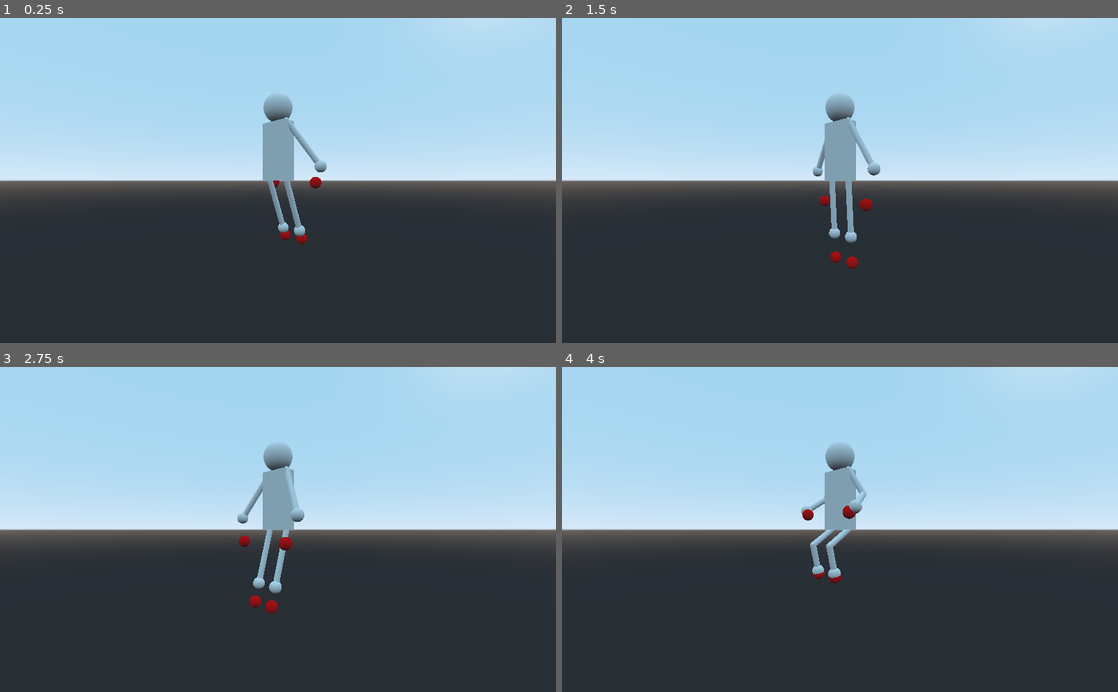
Above: before the commit, frames 1-4 (two rows, left to right).
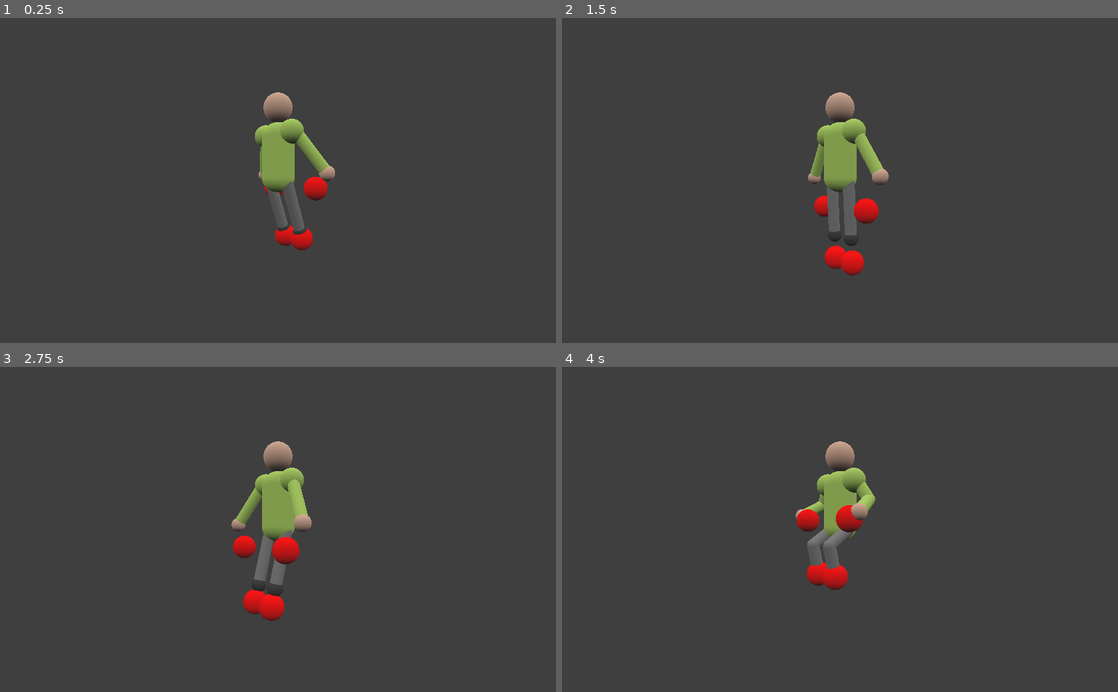
Above: after the commit, the same moments.

Repository: ogilliland/football-game
Game: Godot game, scene res://scenes/game.tscn
Same seed, same stepped clock (60 frames per second), same inputs: the game is played once before the commit and once after it.
Inputs:
- Up to frame 1 (0.25 s): no input
- Up to frame 2 (1.5 s): no input
- Up to frame 3 (2.75 s): no input
- Up to frame 4 (4 s): no input

The runs differ from the first frame. In frame 1, 52% of the frame differs, in the area x 0-100%, y 0-72%; in frame 2, 53%; in frame 3, 53%, in the area x 0-100%, y 0-79%; in frame 4, 52%.

Commit message:
Improved character mock-up

Diff:
--- a/default_env.tres
+++ b/default_env.tres
@@ -1,7 +1,10 @@
 [gd_resource type="Environment" load_steps=2 format=2]
 
 [sub_resource type="ProceduralSky" id=1]
+sky_top_color = Color( 1, 1, 1, 1 )
+sky_horizon_color = Color( 1, 1, 1, 1 )
 
 [resource]
-background_mode = 2
+background_mode = 3
 background_sky = SubResource( 1 )
+background_color = Color( 0.25098, 0.25098, 0.25098, 1 )
--- a/scenes/character.tscn
+++ b/scenes/character.tscn
@@ -1,28 +1,55 @@
-[gd_scene load_steps=5 format=2]
+[gd_scene load_steps=10 format=2]
 
 [ext_resource path="res://scenes/limb_ik.tscn" type="PackedScene" id=1]
 [ext_resource path="res://scenes/ik_target.tscn" type="PackedScene" id=2]
 
-[sub_resource type="CubeMesh" id=3]
-size = Vector3( 0.25, 0.5, 0.125 )
+[sub_resource type="CapsuleMesh" id=5]
+radius = 0.125
+mid_height = 0.35
+
+[sub_resource type="SpatialMaterial" id=9]
+albedo_color = Color( 0.686275, 0.831373, 0.4, 1 )
+
+[sub_resource type="SphereMesh" id=6]
+radius = 0.1
+height = 0.2
+
+[sub_resource type="SpatialMaterial" id=7]
+albedo_color = Color( 0.686275, 0.831373, 0.4, 1 )
+
+[sub_resource type="SpatialMaterial" id=8]
+albedo_color = Color( 0.686275, 0.831373, 0.4, 1 )
 
 [sub_resource type="SphereMesh" id=4]
 radius = 0.125
 height = 0.25
+
+[sub_resource type="SpatialMaterial" id=10]
+albedo_color = Color( 0.847059, 0.686275, 0.6, 1 )
 
 [node name="Character" type="Spatial"]
 
 [node name="Body" type="Spatial" parent="."]
 
 [node name="BodyMesh" type="MeshInstance" parent="Body"]
-transform = Transform( 1, 0, 0, 0, 1, 0, 0, 0, 1, 0, 0.75, 0 )
-mesh = SubResource( 3 )
-material/0 = null
+transform = Transform( 1.25, 0, 0, 0, -4.37114e-08, -1, 0, 1, -4.37114e-08, 0, 0.7, 0 )
+mesh = SubResource( 5 )
+material/0 = SubResource( 9 )
+
+[node name="LeftShoulder" type="MeshInstance" parent="Body/BodyMesh"]
+transform = Transform( 0.8, 0, 0, 0, 1, 0, 0, 0, 1, -0.125, 0, -0.2 )
+mesh = SubResource( 6 )
+material/0 = SubResource( 7 )
+
+[node name="RightShoulder" type="MeshInstance" parent="Body/BodyMesh"]
+transform = Transform( 0.8, 0, 0, 0, 1, 0, 0, 0, 1, 0.125, 0, -0.2 )
+mesh = SubResource( 6 )
+material/0 = SubResource( 8 )
 
 [node name="HeadMesh" type="MeshInstance" parent="Body"]
 transform = Transform( 1, 0, 0, 0, 1, 0, 0, 0, 1, 0, 1.125, 0 )
 mesh = SubResource( 4 )
-material/0 = null
+material/0 = SubResource( 10 )
 
 [node name="LeftFootTarget" parent="Body" instance=ExtResource( 2 )]
 transform = Transform( 1, 0, 0, 0, 1, 0, 0, 0, 1, -0.1, 0, 0 )
@@ -31,23 +58,35 @@
 transform = Transform( 1, 0, 0, 0, 1, 0, 0, 0, 1, 0.1, 0, 0 )
 
 [node name="LeftHandTarget" parent="Body" instance=ExtResource( 2 )]
-transform = Transform( 1, 0, 0, 0, 1, 0, 0, 0, 1, -0.25, 0.5, 0 )
+transform = Transform( 1, 0, 0, 0, 1, 0, 0, 0, 1, -0.25, 0.45, 0 )
 
 [node name="RightHandTarget" parent="Body" instance=ExtResource( 2 )]
-transform = Transform( 1, 0, 0, 0, 1, 0, 0, 0, 1, 0.25, 0.5, 0 )
+transform = Transform( 1, 0, 0, 0, 1, 0, 0, 0, 1, 0.25, 0.45, 0 )
 
 [node name="LeftLeg" parent="." instance=ExtResource( 1 )]
 transform = Transform( 1, 0, 0, 0, 1, 0, 0, 0, 1, -0.1, 0.5, 0 )
 target = NodePath("../Body/LeftFootTarget")
+upper_color = Color( 0.501961, 0.501961, 0.501961, 1 )
+lower_color = Color( 0.501961, 0.501961, 0.501961, 1 )
+end_color = Color( 0.25098, 0.25098, 0.25098, 1 )
 
 [node name="RightLeg" parent="." instance=ExtResource( 1 )]
 transform = Transform( 1, 0, 0, 0, 1, 0, 0, 0, 1, 0.1, 0.5, 0 )
 target = NodePath("../Body/RightFootTarget")
+upper_color = Color( 0.501961, 0.501961, 0.501961, 1 )
+lower_color = Color( 0.501961, 0.501961, 0.501961, 1 )
+end_color = Color( 0.25098, 0.25098, 0.25098, 1 )
 
 [node name="LeftArm" parent="." instance=ExtResource( 1 )]
-transform = Transform( -0.866025, 0.5, -8.74228e-08, 0.5, 0.866025, 0, 7.57103e-08, -4.37114e-08, -1, -0.1, 1, 0 )
+transform = Transform( -0.866025, 0.5, -8.74228e-08, 0.5, 0.866025, 0, 7.57103e-08, -4.37114e-08, -1, -0.15, 0.95, 0 )
 target = NodePath("../Body/LeftHandTarget")
+upper_color = Color( 0.686275, 0.831373, 0.4, 1 )
+lower_color = Color( 0.686275, 0.831373, 0.4, 1 )
+end_color = Color( 0.847059, 0.686275, 0.6, 1 )
 
 [node name="RightArm" parent="." instance=ExtResource( 1 )]
-transform = Transform( -0.866025, -0.5, -8.74228e-08, -0.5, 0.866025, 0, 7.57103e-08, 4.37114e-08, -1, 0.1, 1, 0 )
+transform = Transform( -0.866025, -0.5, -8.74228e-08, -0.5, 0.866025, 0, 7.57103e-08, 4.37114e-08, -1, 0.15, 0.95, 0 )
 target = NodePath("../Body/RightHandTarget")
+upper_color = Color( 0.686275, 0.831373, 0.4, 1 )
+lower_color = Color( 0.686275, 0.831373, 0.4, 1 )
+end_color = Color( 0.847059, 0.686275, 0.6, 1 )
--- a/scenes/ik_target.tscn
+++ b/scenes/ik_target.tscn
@@ -3,8 +3,8 @@
 [ext_resource path="res://scripts/ik_target.gd" type="Script" id=1]
 
 [sub_resource type="SphereMesh" id=1]
-radius = 0.05
-height = 0.1
+radius = 0.1
+height = 0.2
 
 [sub_resource type="SpatialMaterial" id=2]
 albedo_color = Color( 1, 0, 0, 1 )
--- a/scenes/limb_ik.tscn
+++ b/scenes/limb_ik.tscn
@@ -1,26 +1,47 @@
-[gd_scene load_steps=4 format=2]
+[gd_scene load_steps=7 format=2]
 
 [ext_resource path="res://scenes/limb_joint.tscn" type="PackedScene" id=1]
 [ext_resource path="res://scripts/limb_ik.gd" type="Script" id=2]
 
+[sub_resource type="SpatialMaterial" id=2]
+resource_local_to_scene = true
+
+[sub_resource type="SpatialMaterial" id=3]
+resource_local_to_scene = true
+
 [sub_resource type="SphereMesh" id=1]
-radius = 0.05
-height = 0.1
+radius = 0.063
+height = 0.125
+
+[sub_resource type="SpatialMaterial" id=4]
+resource_local_to_scene = true
 
 [node name="Limb" type="Spatial"]
 script = ExtResource( 2 )
+upper_mesh_path = NodePath("Upper/MeshInstance")
+lower_mesh_path = NodePath("Upper/Lower/MeshInstance")
+end_mesh_path = NodePath("Upper/Lower/End/MeshInstance")
 
 [node name="Upper" parent="." instance=ExtResource( 1 )]
 child = NodePath("Lower")
+
+[node name="MeshInstance" parent="Upper" index="0"]
+material/0 = SubResource( 2 )
 
 [node name="Lower" parent="Upper" instance=ExtResource( 1 )]
 transform = Transform( 1, 0, 0, 0, 1, 0, 0, 0, 1, 0, -0.25, 0 )
 child = NodePath("End")
 
+[node name="MeshInstance" parent="Upper/Lower" index="0"]
+material/0 = SubResource( 3 )
+
 [node name="End" type="Position3D" parent="Upper/Lower"]
 transform = Transform( 1, 0, 0, 0, 1, 0, 0, 0, 1, 0, -0.25, 0 )
 
 [node name="MeshInstance" type="MeshInstance" parent="Upper/Lower/End"]
-transform = Transform( 1, 0, 0, 0, 1, 0, 0, 0, 1, 0, 0.025, 0 )
+transform = Transform( 1, 0, 0, 0, 1, 0, 0, 0, 1, 0, 0.012, 0 )
 mesh = SubResource( 1 )
-material/0 = null
+material/0 = SubResource( 4 )
+
+[editable path="Upper"]
+[editable path="Upper/Lower"]
--- a/scenes/limb_joint.tscn
+++ b/scenes/limb_joint.tscn
@@ -3,13 +3,13 @@
 [ext_resource path="res://scripts/limb_joint.gd" type="Script" id=1]
 
 [sub_resource type="CapsuleMesh" id=1]
-radius = 0.025
+radius = 0.05
 mid_height = 0.25
 
 [node name="LimbJoint" type="Position3D"]
 script = ExtResource( 1 )
 
-[node name="LimbJointMesh" type="MeshInstance" parent="."]
+[node name="MeshInstance" type="MeshInstance" parent="."]
 transform = Transform( 1, 0, 0, 0, -4.37114e-08, 1, 0, -1, -4.37114e-08, 0, -0.125, 0 )
 mesh = SubResource( 1 )
 skeleton = NodePath("../..")
--- a/scripts/limb_ik.gd
+++ b/scripts/limb_ik.gd
@@ -2,15 +2,41 @@
 extends Spatial
 
 export var target: NodePath
+export var upper_color: Color = Color(1, 1, 1) setget set_upper_color
+export var lower_color: Color = Color(1, 1, 1) setget set_lower_color
+export var end_color: Color = Color(1, 1, 1) setget set_end_color
+
+export var upper_mesh_path: NodePath
+export var lower_mesh_path: NodePath
+export var end_mesh_path: NodePath
 
 var joint_length: float
+
+func set_upper_color(new_color: Color) -> void:
+	upper_color = new_color
+	var upper_mesh = get_node(upper_mesh_path)
+	if upper_mesh:
+		upper_mesh.get_active_material(0).albedo_color = new_color
+
+func set_lower_color(new_color: Color) -> void:
+	lower_color = new_color
+	var lower_mesh = get_node(lower_mesh_path)
+	if lower_mesh:
+		lower_mesh.get_active_material(0).albedo_color = new_color
+
+func set_end_color(new_color: Color) -> void:
+	end_color = new_color
+	var end_mesh = get_node(end_mesh_path)
+	if end_mesh:
+		end_mesh.get_active_material(0).albedo_color = new_color
 
 func _ready() -> void:
 	var child = get_child(0)
 	joint_length = child.get_node(child.child).translation.length()
 
 func _physics_process(_delta: float) -> void:
-	update_ik()
+	if not Engine.editor_hint or not get_tree().get_edited_scene_root() == self:
+		update_ik()
 
 func update_ik() -> void:
 	var offset = get_node(target).global_transform.origin - global_transform.origin
